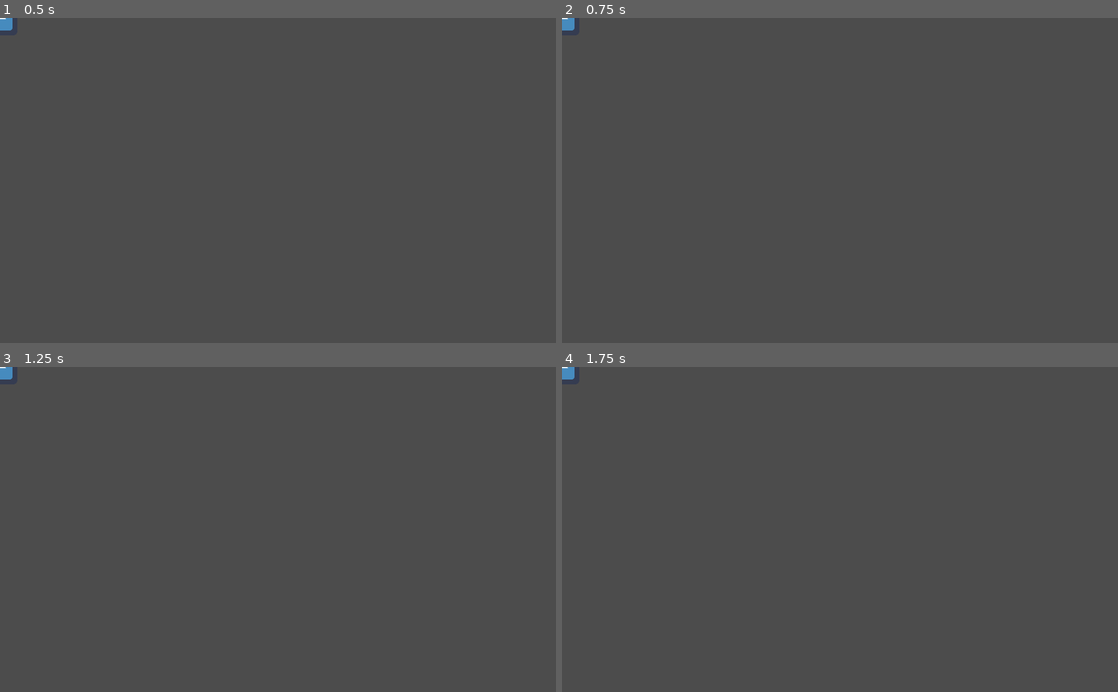
Above: before the commit, frames 1-4 (two rows, left to right).
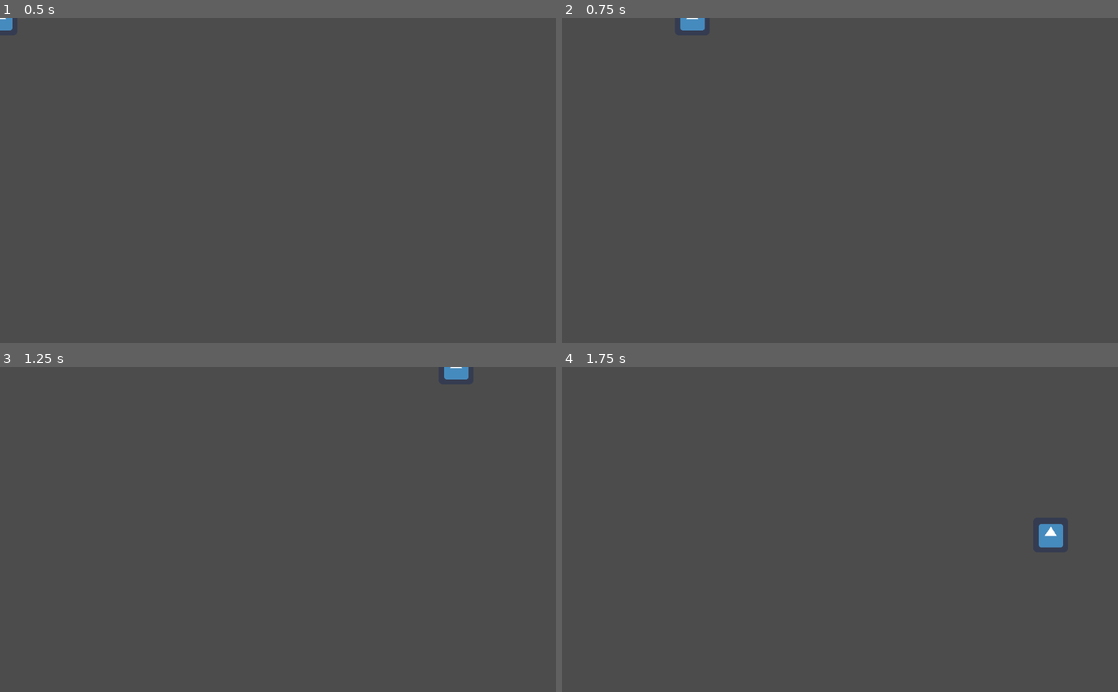
Above: after the commit, the same moments.

Repository: DanDCD/PontemForver
Game: Godot game, scene res://src/EntryPoint/EntryPoint.tscn
Same seed, same stepped clock (60 frames per second), same inputs: the game is played once before the commit and once after it. The engine's default icon, where the game draws it, is replaced by a stand-in: a white triangle on a blue panel in a dark square.
Inputs:
- Up to frame 1 (0.5 s): no input
- Up to frame 2 (0.75 s): tap Enter at 0.5 s; hold Right (ui_right) from 0.53 s (still down); hold Shift (sprint) from 0.53 s (still down)
- Up to frame 3 (1.25 s): keep holding Right (ui_right); keep holding Shift (sprint)
- Up to frame 4 (1.75 s): release Right (ui_right) at 1.28 s; release Shift (sprint) at 1.28 s; hold Down (ui_down) from 1.28 s (still down); tap Shift (sprint) at 1.35 s

Frame 1 is identical in both runs. In frame 2, 0.3% of the frame differs, in the area x 0-26%, y 0-4%; in frame 3, 0.3%; in frame 4, 0.4%, in the area x 0-91%, y 0-56%.
Error before the commit: Invalid type in function 'setId' in base 'Node (ComponentIDTag.gd)'. Cannot convert argument 1 from Nil to int. (res://src/EntityCompSys/ComponentIDTag/Compone…

Commit message:
pre exam changes

Diff:
--- a/src/EntityCompSys/Components/Controllers/Controller/Controller.gd
+++ b/src/EntityCompSys/Components/Controllers/Controller/Controller.gd
@@ -16,4 +16,7 @@
 
 
 func _ready():
-	get_parent().connect("EntitySetUp", self,"bootController")
+	if get_parent().isSetUp:
+		bootController()
+	else:
+		get_parent().connect("EntitySetUp", self,"bootController")
--- a/src/EntryPoint/EntryPoint.gd
+++ b/src/EntryPoint/EntryPoint.gd
@@ -3,8 +3,15 @@
 export var isServer: bool = false
 
 func _ready():
+	NetworkInterface.connect("processSafetyChanged", self, "startGame")
 	if isServer or "--server" in OS.get_cmdline_args():
 		ServerHost.setUpServer()
 	else:
 		ServerGuest.setUpGuest()
+
+
+func startGame(safe:bool):
+	if safe:
+		print("starting game")
+		NetworkInterface.disconnect("processSafetyChanged", self, "startGame")
 		get_tree().change_scene_to(ResourceManager.TESTINGWORLD)
--- a/src/EntryPoint/EntryPoint.tscn
+++ b/src/EntryPoint/EntryPoint.tscn
@@ -4,3 +4,4 @@
 
 [node name="EntryPoint" type="Node"]
 script = ExtResource( 1 )
+isServer = true
--- a/src/Globals/Factories/EntityFactory/EntityFactory.gd
+++ b/src/Globals/Factories/EntityFactory/EntityFactory.gd
@@ -16,3 +16,15 @@
 		return entityContainer[id]
 	else:
 		return null
+
+
+
+func createPlayer():
+	var player = ResourceManager.PLAYER.instance()
+	var controller = ResourceManager.PLAYERCONTROLLER.instance()
+	player.addComponent(controller)
+	assignEntity(player)
+
+func createPlayerDummy():
+	var player = ResourceManager.PLAYER.instance()
+	assignEntity(player)
--- a/src/Globals/Network/DataBuffer/HostProcessor.gd
+++ b/src/Globals/Network/DataBuffer/HostProcessor.gd
@@ -4,8 +4,10 @@
 func processPack(dataPack: DataPack):
 	if not isOpGlobal(dataPack):
 		sendPackToLocalAdaptor(dataPack)
-		emitPackToGuests(dataPack)
+	else:
+		processGlobalOpcode(dataPack)
 
+	emitPackToGuests(dataPack)
 
 func emitPackToGuests(dataPack: DataPack):
 	for guest in ServerHost.guestDataContainer.get_children():
--- a/src/Globals/Network/DataBuffer/Processor.gd
+++ b/src/Globals/Network/DataBuffer/Processor.gd
@@ -5,8 +5,6 @@
 
 func processPack(dataPack: DataPack):
 	pass
-
-
 
 
 ## METHODS
@@ -18,10 +16,13 @@
 	var adaptor: NetworkAdaptor = entity.getComponentByID(DataPack.ADAPTORTARGETID)
 	adaptor.recievePack(dataPack)
 
+
 # returns true if the pack has no target adaptor
 func isOpGlobal(dataPack: DataPack)->bool:
 	return dataPack.getData()[DataPack.ADAPTOROWNERID] == -1
 
+
+# processes the logic for non-adaptor opcodes
 func processGlobalOpcode(dataPack: DataPack):
 	match dataPack.getData()[DataPack.OPCODE]:
 
@@ -34,7 +35,15 @@
 			# grant new entity ids
 			IdVendor.recieveNewEntityIDs(dataPack.getData()[DataPack.operandBeginIndex],
 				dataPack.getData()[DataPack.operandBeginIndex+1])
+
 		GlobalOpCodes.codes.RQST_NEW_CMPIDS:
-			pass
+			#asks server to provide more comp ids
+			if not NetworkInterface.isServerHost():
+				return
+			ServerHost.sendBatchCompIDs(dataPack.getData()[DataPack.PEERID])
+
 		GlobalOpCodes.codes.RQST_NEW_ENTIDS:
-			pass
+			#asks server to provide more ent ids
+			if not NetworkInterface.isServerHost():
+				return
+			ServerHost.sendBatchEntIDs(dataPack.getData()[DataPack.PEERID])
--- a/src/Globals/Network/IDVendor/IDVendor.gd
+++ b/src/Globals/Network/IDVendor/IDVendor.gd
@@ -9,37 +9,48 @@
 	if validEntityIDs.size() < 500:
 		# request new entity ids from server host
 		requestNewEntityIDs()
-
+	checkIDsSufficient()
 	return validEntityIDs.pop_back()
 
 
 
 func getNewComponentID():
+
 	if validComponentIDs.size() < 1000:
 		 # request more component ids from host
 		requestNewcomponentIDs()
-
+	checkIDsSufficient()
 	return validComponentIDs.pop_back()
 
 
 
+func checkIDsSufficient():
+	NetworkInterface.setSafeToProcess(validEntityIDs.size() >= 500 && validComponentIDs.size() >= 1000)
+
+
 
 func requestNewEntityIDs():
+	if NetworkInterface.isServerHost():
+		recieveNewEntityIDs(ServerHost.IDManager.currentEntID+1, ServerHost.IDManager.currentEntID+500)
+		ServerHost.IDManager.currentEntID+=500
+		return
 	var dataPack: DataPack = DataPackFactory.getNewPack(GlobalOpCodes.codes.RQST_NEW_ENTIDS)
 	NetworkInterface.sendToHost(dataPack, 0)
 
 func requestNewcomponentIDs():
+	if NetworkInterface.isServerHost():
+		recieveNewComponentIDs(ServerHost.IDManager.currentCompID+1, ServerHost.IDManager.currentCompID+1000)
+		ServerHost.IDManager.currentCompID+=1000
+		return
 	var dataPack: DataPack = DataPackFactory.getNewPack(GlobalOpCodes.codes.RQST_NEW_CMPIDS)
 	NetworkInterface.sendToHost(dataPack, 0)
-
-
-
-
 
 func recieveNewEntityIDs(lowestID:int, highestID:int):
 	for i in range(lowestID, highestID+1):
 		validEntityIDs.append(i)
+	checkIDsSufficient()
 
 func recieveNewComponentIDs(lowestID:int, highestID:int):
 	for i in range(lowestID, highestID+1):
 		validComponentIDs.append(i)
+	checkIDsSufficient()
--- a/src/Globals/Network/NetworkInterface/NetworkInterface.gd
+++ b/src/Globals/Network/NetworkInterface/NetworkInterface.gd
@@ -4,11 +4,24 @@
 
 
 var peerID: int
-
+var safeToProcess: bool = true setget setSafeToProcess
+signal processSafetyChanged(isSafe)
 # UTILITY METHODS
 
 func isServerHost()->bool:
-	return(get_tree().get_rpc_sender_id()  == 1)
+	return(get_tree().get_rpc_sender_id()  == 0)
+
+func setSafeToProcess(safety: bool):
+	if safeToProcess == safety:
+		return
+	safeToProcess = safety
+	if not safeToProcess:
+		print("pause")
+		get_tree().paused = true
+	else:
+		print("unpause")
+		get_tree().paused = false
+	emit_signal("processSafetyChanged", safeToProcess)
 
 
 # ADMIN METHODS
--- a/src/Globals/Network/ServerGuest/ServerGuest.gd
+++ b/src/Globals/Network/ServerGuest/ServerGuest.gd
@@ -1,17 +1,29 @@
 extends Node
 
-var serverIP: String = "54.38.78.115"
+# "54.38.78.115" main server
+#  "127.0. 0.1" loopback
+
+
+var serverIP: String = "127.0. 0.1"
 var port: int = 8450
 var userName:String = "Dan"
 
 func setUpGuest():
+	NetworkInterface.setSafeToProcess(false)
+
 	ServerHost.queue_free()
 	var peer = NetworkedMultiplayerENet.new()
 	peer.create_client(serverIP, port)
 	get_tree().network_peer = peer
+	NetworkInterface.peerID = get_tree().get_rpc_sender_id()
+
+
+	IdVendor.requestNewEntityIDs()
+	IdVendor.requestNewcomponentIDs()
 	DataBuffer.processor = ResourceManager.GUESTPROCESSOR.instance()
 	DataBuffer.disabled = false
-	NetworkInterface.peerID = get_tree().get_rpc_sender_id()
+
+
 	print("Guest Set Up")
 
 
--- a/src/Globals/Network/ServerHost/ServerHost.gd
+++ b/src/Globals/Network/ServerHost/ServerHost.gd
@@ -6,25 +6,46 @@
 var maxPlayers: int = 40;
 
 onready var guestDataContainer = $GuestDataContainer
-
+onready var IDManager: IdManager = $IDManager
 
 
 # METHODS
 
 func setUpServer():
+	NetworkInterface.setSafeToProcess(false)
+
 	ServerGuest.queue_free()
 	var peer = NetworkedMultiplayerENet.new()
 	peer.create_server(SERVER_PORT, maxPlayers)
 	get_tree().network_peer = peer
+	NetworkInterface.peerID = get_tree().get_rpc_sender_id()
+
+
+	IdVendor.requestNewEntityIDs()
+	IdVendor.requestNewcomponentIDs()
 	DataBuffer.processor = ResourceManager.HOSTPROCESSOR.instance()
 	DataBuffer.disabled = false
-	NetworkInterface.peerID = get_tree().get_rpc_sender_id()
+
 	print("Host Set Up")
 
 # guest details saved when a new peer connects to the server
 func saveGuestDetails(peerId: int, userName: String):
 	guestDataContainer.addGuest(peerId, userName)
 	print(userName)
+
+func sendBatchCompIDs(peerRecipient: int):
+	var dataPack: DataPack = DataPackFactory.getNewPack(GlobalOpCodes.codes.GRNT_NEW_CMPIDS)
+	dataPack.addData(IDManager.currentCompID+1)
+	dataPack.addData(IDManager.currentCompID+1000)
+	IDManager.currentCompID+=1000
+	NetworkInterface.sendToGuest(peerRecipient, dataPack)
+
+func sendBatchEntIDs(peerRecipient: int):
+	var dataPack: DataPack = DataPackFactory.getNewPack(GlobalOpCodes.codes.GRNT_NEW_ENTIDS)
+	dataPack.addData(IDManager.currentEntID+1)
+	dataPack.addData(IDManager.currentEntID+500)
+	IDManager.currentEntID+=500
+	NetworkInterface.sendToGuest(peerRecipient, dataPack)
 
 
 # SIGNALS
--- a/src/Globals/Network/ServerHost/ServerHost.tscn
+++ b/src/Globals/Network/ServerHost/ServerHost.tscn
@@ -1,10 +1,14 @@
-[gd_scene load_steps=3 format=2]
+[gd_scene load_steps=4 format=2]
 
 [ext_resource path="res://src/Globals/Network/ServerHost/ServerHost.gd" type="Script" id=1]
 [ext_resource path="res://src/Globals/Network/ServerHost/GuestDataContainer.gd" type="Script" id=2]
+[ext_resource path="res://src/Globals/Network/ServerHost/IDManager.gd" type="Script" id=3]
 
 [node name="ServerHost" type="Node"]
 script = ExtResource( 1 )
 
 [node name="GuestDataContainer" type="Node" parent="."]
 script = ExtResource( 2 )
+
+[node name="IDManager" type="Node" parent="."]
+script = ExtResource( 3 )
--- a/src/Globals/Utility/ResourceManager/ResourceManager.gd
+++ b/src/Globals/Utility/ResourceManager/ResourceManager.gd
@@ -14,7 +14,7 @@
 
 const COMPONENTIDTAG = preload("res://src/EntityCompSys/ComponentIDTag/ComponentIDTag.tscn")
 const POSITIONGLUER = preload("res://src/EntityCompSys/Components/Kinematics/PositionGluer/PositionGluer.tscn")
-
+const PLAYERCONTROLLER = preload("res://src/EntityCompSys/Components/Controllers/PlayerController/PlayerController.tscn")
 
 
 
@@ -24,5 +24,8 @@
 const IDLEMOVEBEHAVIOUR = preload("res://src/EntityCompSys/Components/Behaviours/MovementBehaviours/IdleMovementBehaviour/IdleMovementBehaviour.tscn")
 
 
+const PLAYER = preload("res://src/EntityCompSys/GameObject/PlayerDemo/Player.tscn")
+
+
 
 const TESTINGWORLD = preload("res://src/Worlds/TestingWorld/TestingWorld.tscn")
--- a/src/Worlds/TestingWorld/TestingWorld.tscn
+++ b/src/Worlds/TestingWorld/TestingWorld.tscn
@@ -1,7 +1,7 @@
 [gd_scene load_steps=3 format=2]
 
 [ext_resource path="res://src/Worlds/World/World.tscn" type="PackedScene" id=1]
-[ext_resource path="res://src/EntityCompSys/GameObject/PlayerDemo/PlayerDemo.tscn" type="PackedScene" id=2]
+[ext_resource path="res://src/EntityCompSys/GameObject/PlayerDemo/Player.tscn" type="PackedScene" id=2]
 
 [node name="TestingWorld" instance=ExtResource( 1 )]
 
Not shown, changed: export_presets.cfg
Renamed: src/EntityCompSys/GameObject/PlayerDemo/PlayerDemo.tscn -> src/EntityCompSys/GameObject/PlayerDemo/Player.tscn
